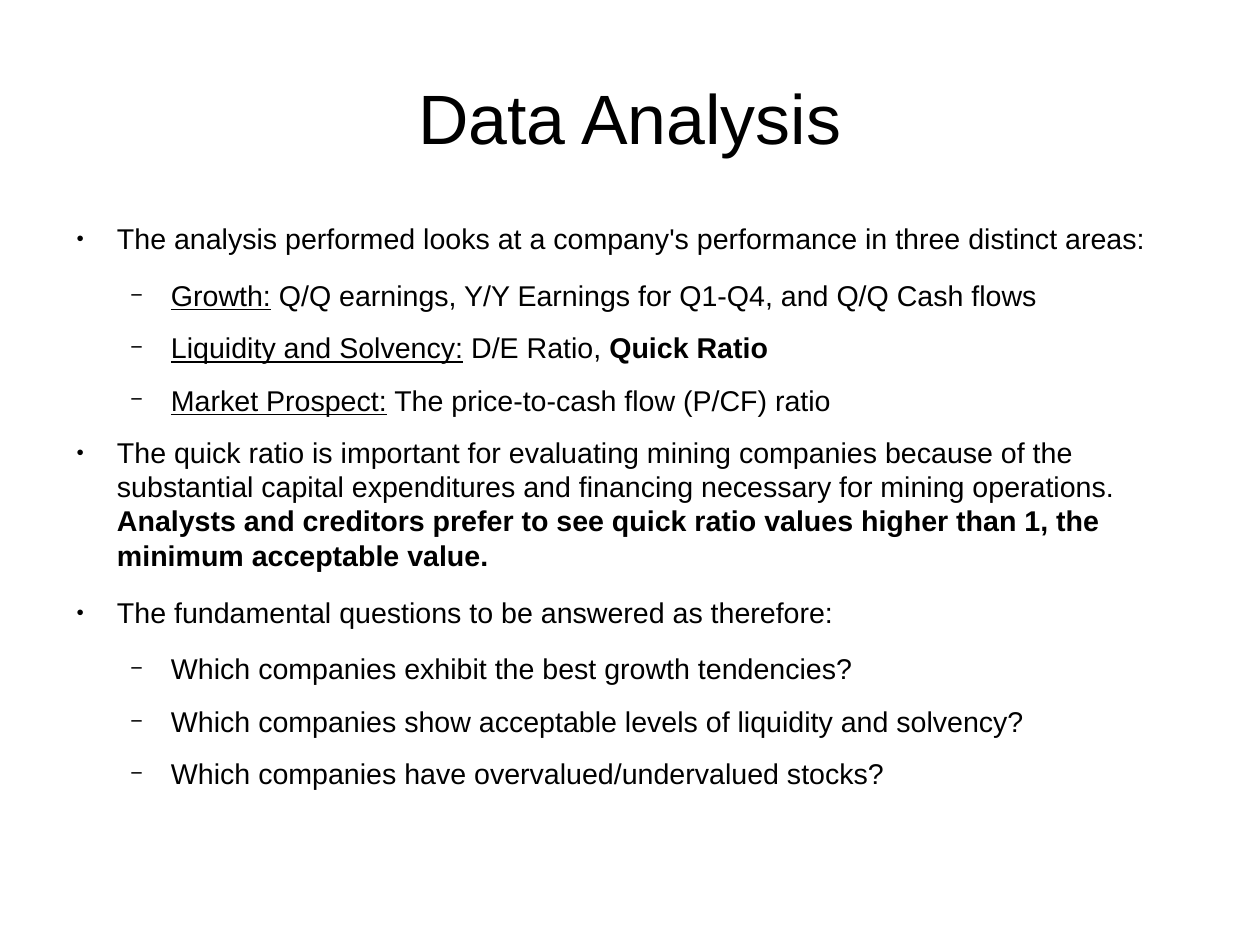
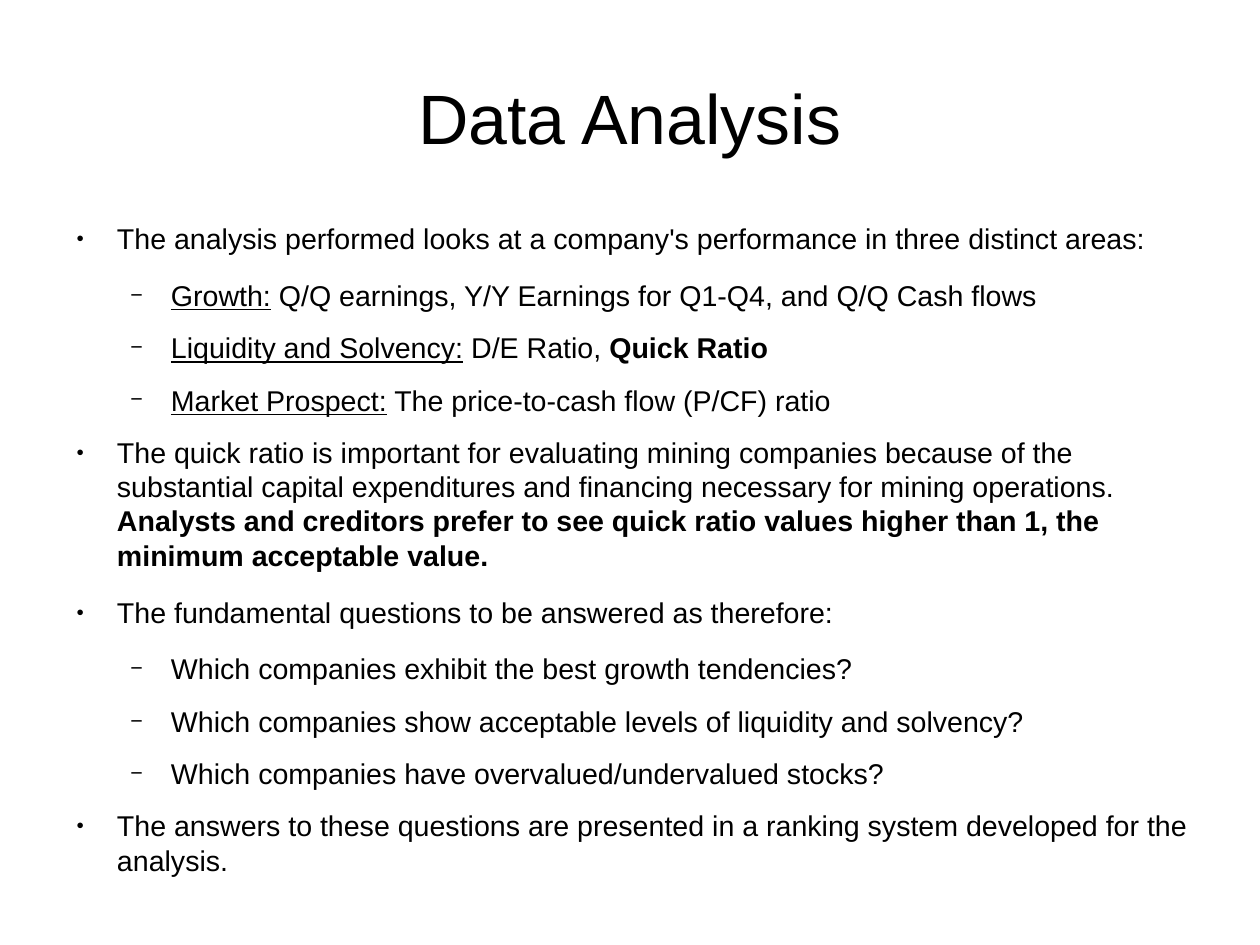
Before and after one commit to AlexR44/Quantitative-Fundamental-Analysis, a slide deck: slide 6 of Presentation.odp. Drawn at 1260x945 pixels with LibreOffice and Linux fonts; fonts in the diff are those of the drawing. Boxes give left, top, right and bottom in pixels: in the first picture for what was removed or moved away, otherwise in the second. Text is boxed around its words. In the diff, an @@ line names an element or a change of style, - is before the commit and + after.

```diff
--- a/Presentation.odp
+++ b/Presentation.odp
@@ text at [117, 815, 1187, 842]: paragraph added @@
+● The answers to these questions are presented in a ranking system developed for the analysis.
```
Also in this commit, not shown: 3 other slides changed, 1 slide added, 6 other files.
